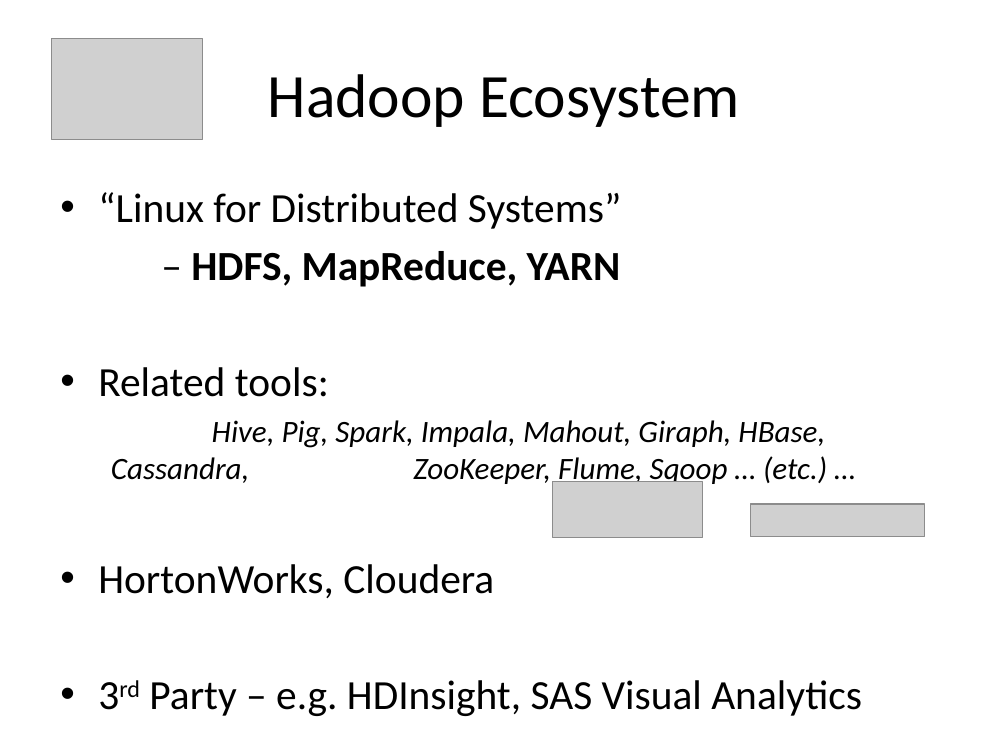
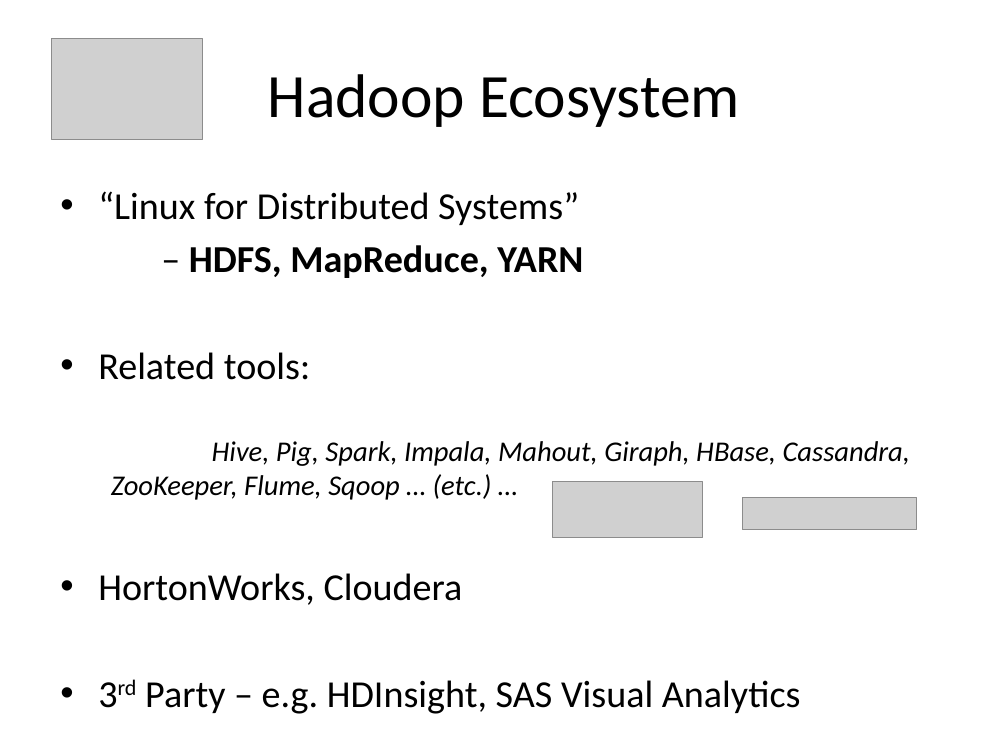
Before and after one commit to alexdgarland/database-demos, a slide deck: slide 53 of Slides/Not Only SQL - Picking A Database for DotNET.pptx (slide 54 before the commit). Drawn at 1008x756 pixels with LibreOffice and Linux fonts; fonts in the diff are those of the drawing; grey boxes stand for pictures. Boxes give left, top, right and bottom in pixels: in the first picture for what was removed or moved away, otherwise in the second. Text is boxed around its words. In the diff, an @@ line names an element or a change of style, - is before the commit and + after.

```diff
--- a/Slides/Not Only SQL - Picking A Database for DotNET.pptx
+++ b/Slides/Not Only SQL - Picking A Database for DotNET.pptx
@@ text "“Linux for Distributed Systems”" at <box>98,191,910,714</box>: size 29.6 to 27.2 pt in "“Linux for Distributed Systems”", "– HDFS, MapReduce, YARN", "Related tools:", "HortonWorks, Cloudera" and 1 more places; size 22.2 to 20.4 pt in "Hive, Pig, Spark, Impala, Mahout, Giraph, HBase, ..." @@
@@ picture: place and size @@
-picture at <box>750,504,924,536</box>
+picture at <box>742,497,916,529</box>
```
Also in this commit, not shown: 5 other slides changed, 1 slide removed.
